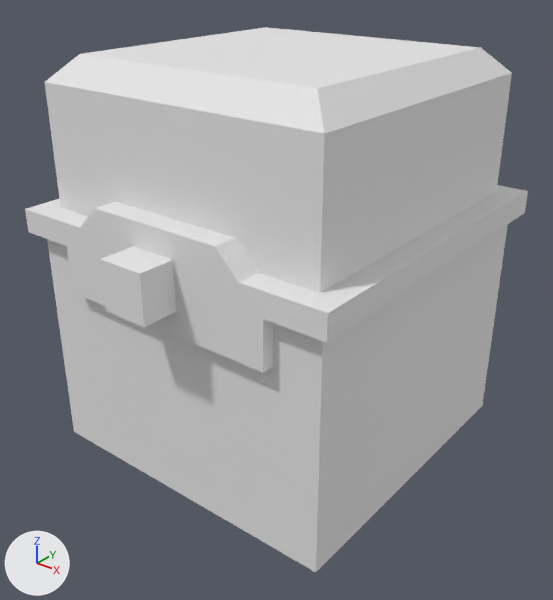
What one commit did to the FBX model Assets/Models/Towers/AcidTower.fbx.
Rendered twice from a camera (50 mm lens) standing at (9.49, -12.14, 10.62) and looking at (0.28, -0.63, 3.49). Lighting does not change. The marker at lower left points along +X, +Y and +Z. Vertices at the same position are counted once.

The scene before the commit, as lines of its bpy script (objects in view):
```python
mat_material = principled_material('Material')
mat_material.base_color = (0.8, 0.8, 0.8)  # white #e7e7e7
mat_material.roughness = 0.69
me_cube = bpy.data.meshes.new('Cube')
me_cube.from_pydata(...)  # 74 vertices, 57 faces; spans x -3.75..3.75, y -4.51..3.75, z 0.0..8.5
me_cube.materials.append(mat_material)  # white #e7e7e7
ob_cube = bpy.data.objects.new('Cube', me_cube)
ob_cube.location = (0.0, 0.0, 0.0)
```
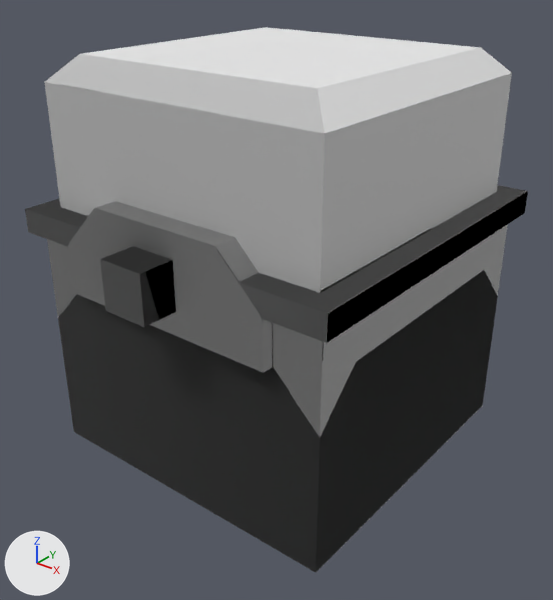
Diff of the bpy script that builds the scene:
```diff
--- a/Assets/Models/Towers/AcidTower.fbx.py
+++ b/Assets/Models/Towers/AcidTower.fbx.py
@@ img_acidtower_png @@
+img_acidtower_png = load_image('AcidTower.png', 'Materials/AcidTower.png', 1024, 1024, 'Non-Color')
@@ mat_material @@
 n0 = _N.new('ShaderNodeBsdfPrincipled'); n0.name = 'Principled BSDF'
 n1 = _N.new('ShaderNodeOutputMaterial'); n1.name = 'Material Output'
+n2 = _N.new('ShaderNodeTexImage'); n2.name = 'Image Texture'
+n2.image = img_acidtower_png
+n3 = _N.new('ShaderNodeNormalMap'); n3.name = 'Normal Map'
 _L.new(n0.outputs[0], n1.inputs[0])  # 'BSDF' to 'Surface'
+_L.new(n2.outputs[0], n3.inputs[1])  # 'Color' to 'Color'
+_L.new(n3.outputs[0], n0.inputs[5])  # 'Normal' to 'Normal'
@@ me_cube @@
 me_cube.from_pydata(...)  # 74 vertices, 57 faces; spans x -3.75..3.75, y -4.51..3.75, z 0.0..8.5
 # used by ob_cube; location = (0.0, 0.0, 0.0)
+# me_cube part 1: texture (UV) coordinates changed
 me_cube.materials.append(mat_material)
```

Pixel boxes (x1, y1, x2, y2) of what changed, in the pictures (553 x 600 px):
'Cube', surface changed
    both: (25, 53, 528, 572)
